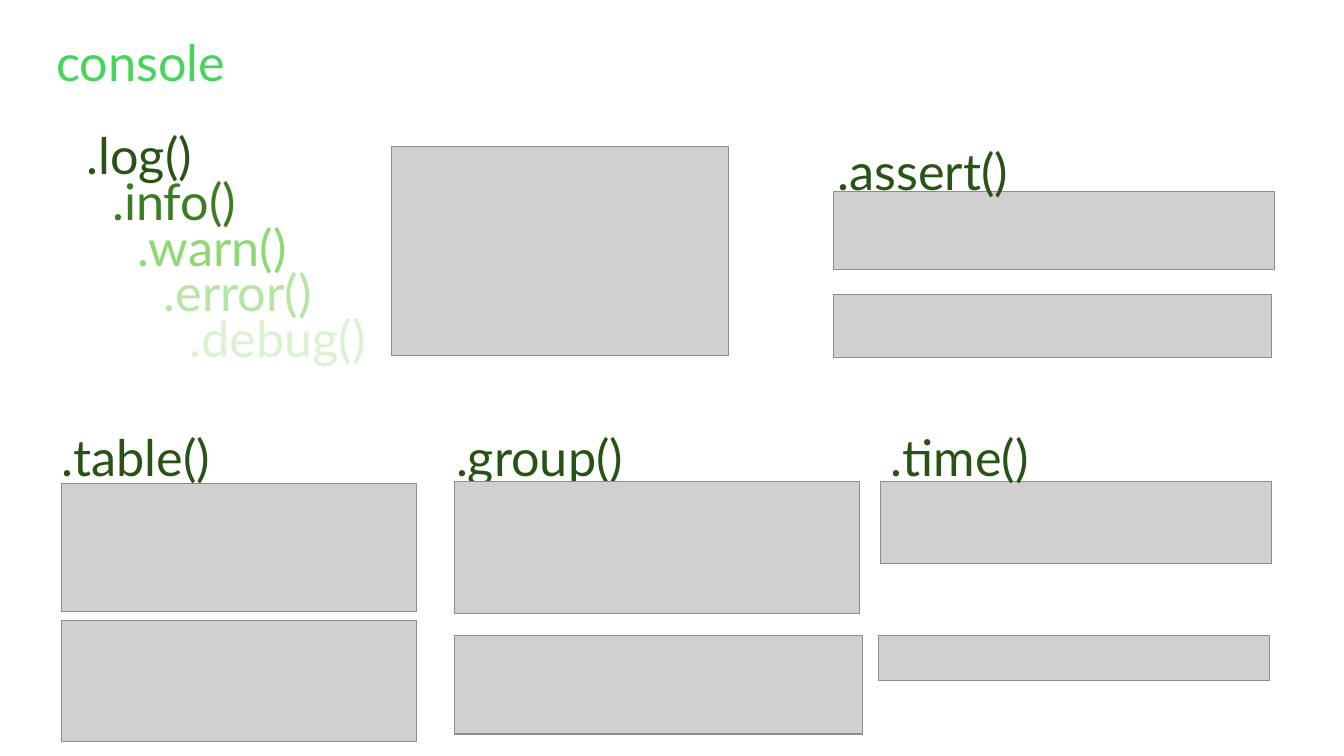
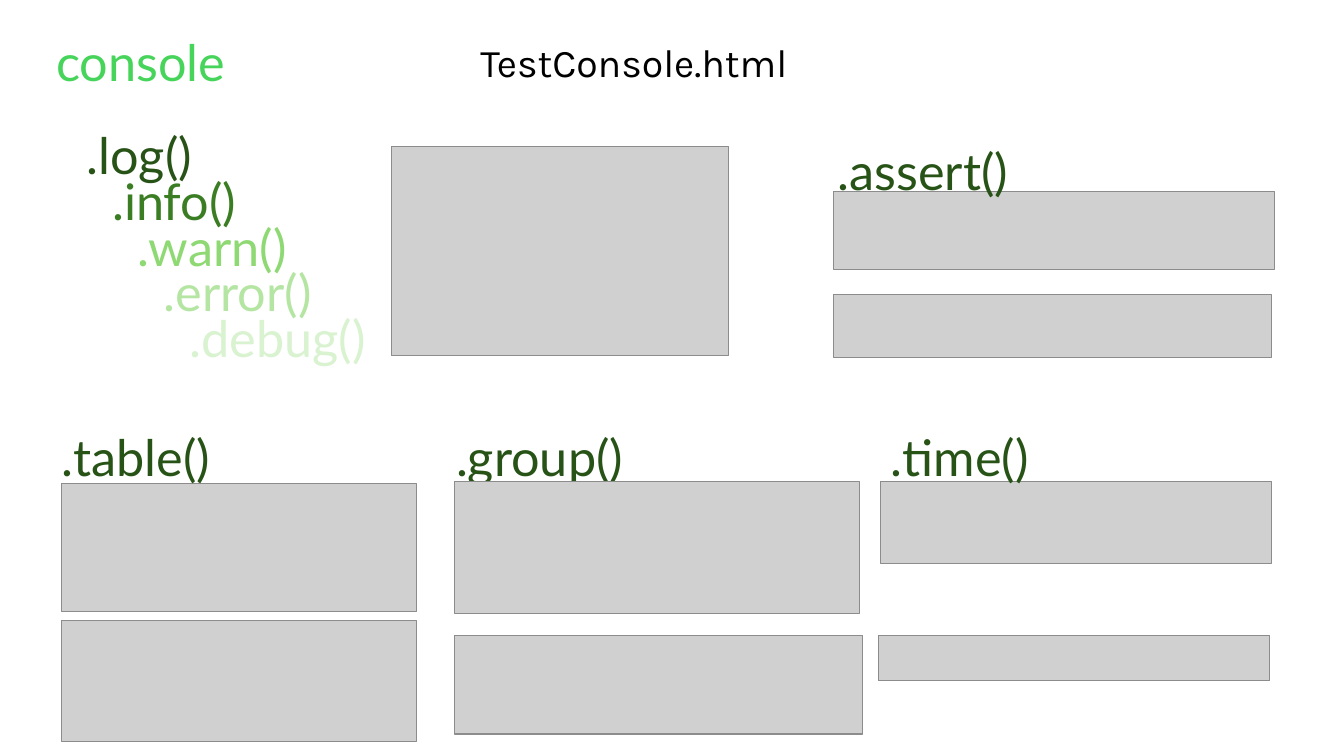
Before and after one commit to whacharachai/Tutorial, a slide deck: slide 2 of documents/JS.pptx. Drawn at 1344x756 pixels with LibreOffice and Linux fonts; fonts in the diff are those of the drawing; grey boxes stand for pictures; background and template pictures are left out. Boxes give left, top, right and bottom in pixels: in the first picture for what was removed or moved away, otherwise in the second. Text is boxed around its words. In the diff, an @@ line names an element or a change of style, - is before the commit and + after.

```diff
--- a/documents/JS.pptx
+++ b/documents/JS.pptx
@@ text added at [480, 50, 787, 78], 28 pt, text #000000 @@
+TestConsole.html
```
Also in this commit, not shown: 2 other slides changed.
